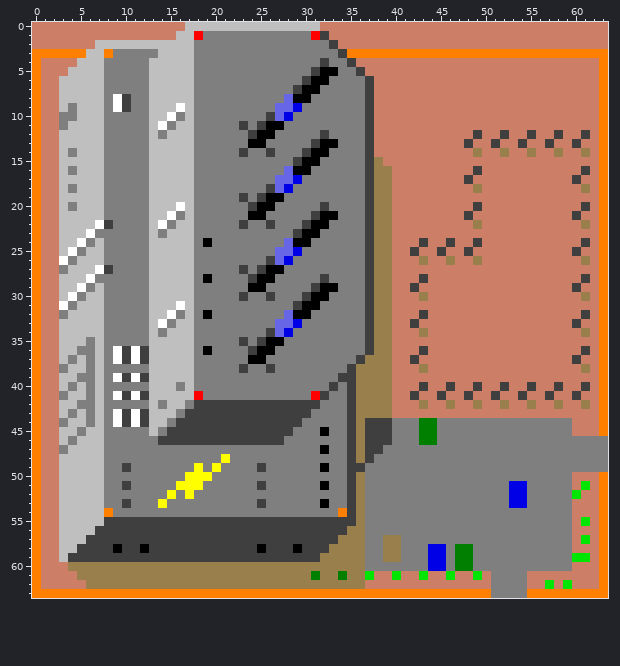
Two states of a pixel-art sprite, graphics/coal.png. Above: the version before the commit.
The file is 64x64 pixels.
Once edited:
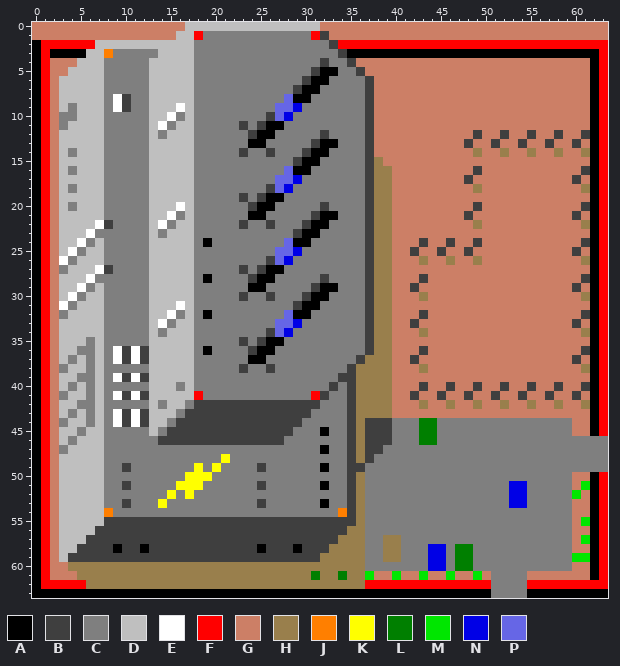
Palette (. is transparent): A #000000  B #3f3f3f  C #7f7f7f  D #bfbfbf  E #ffffff  F #ff0000  G #cc7f66  H #997f4c  J #ff7f00  K #ffff00  L #007f00  M #00e600  N #0000e6  P #6666e6
Change:
Colour G becomes colour A in row 2 at x 0; in rows 4 to 45 at x 62; in rows 50 to 61 at x 62.
Colour J becomes colour A in row 3 at x 0, 2 to 5 and 35 to 62; in rows 4 to 62 at x 0; in row 63 at x 0 to 50 and 55 to 63.
Colour G becomes colour F in row 2 at x 1 to 6 and 34 to 63; in rows 4 to 61 at x 1; in row 62 at x 1 to 5, 37 to 50, 55 to 56, 58 and 60 to 62.
Colour J becomes colour F in row 3 at x 1 and 63; in rows 4 to 45 at x 63; in rows 50 to 62 at x 63.
Colour M becomes colour F in row 62 at x 57 and 59.
